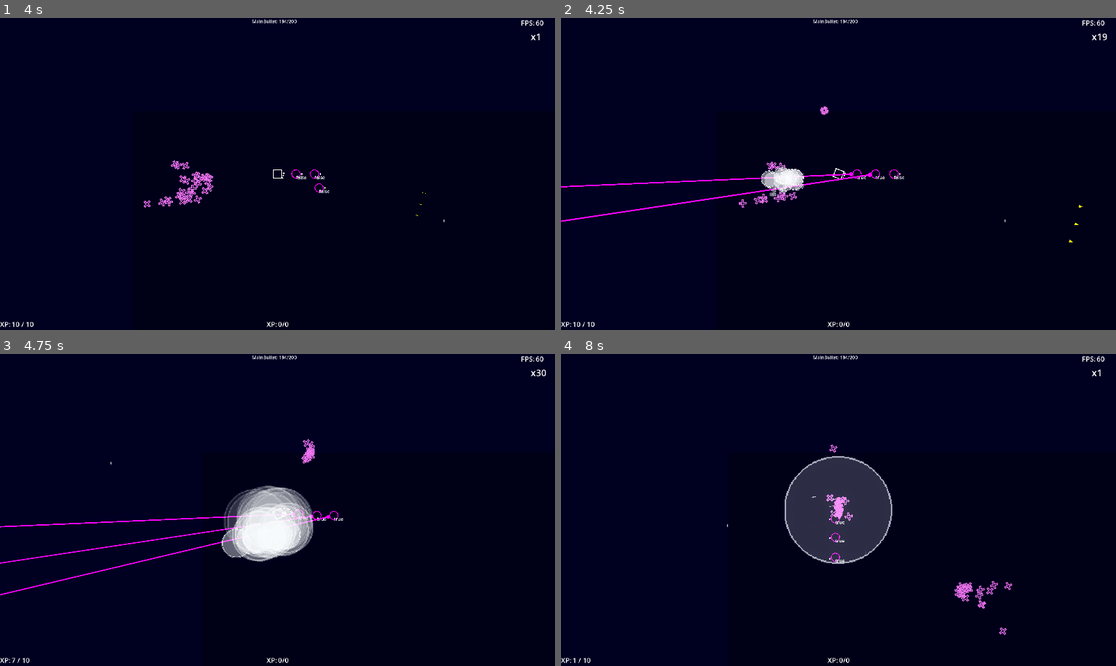
Above: before the commit, frames 1-4 (two rows, left to right).
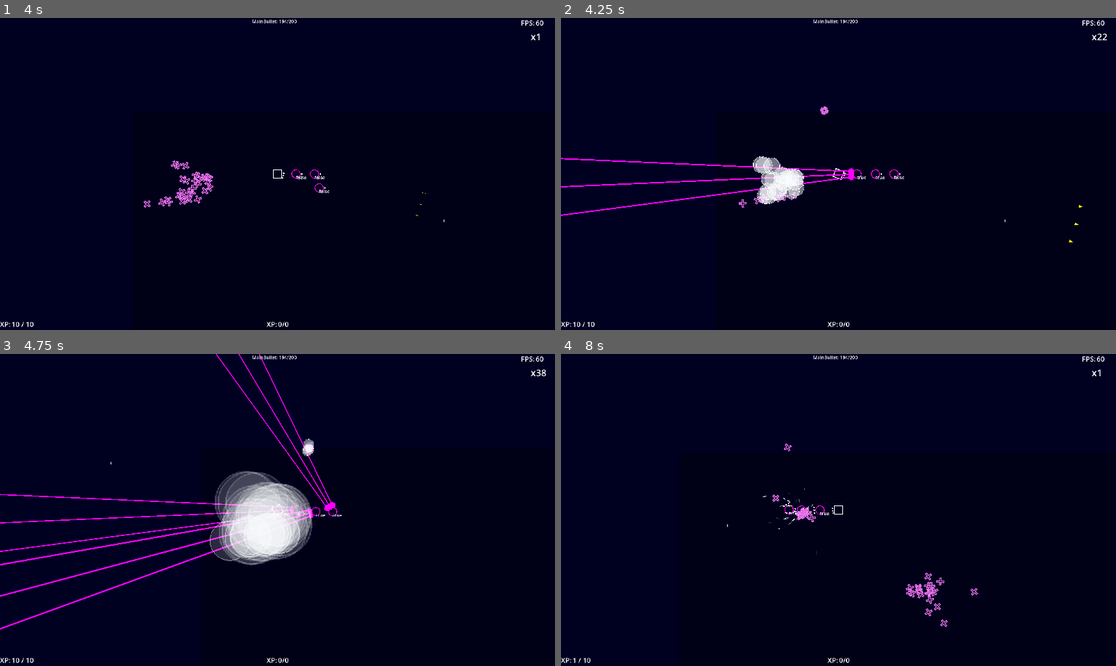
Above: after the commit, the same moments.

Repository: Toshiyuki-Murakami/sht
Game: Godot game, scene res://stage.tscn
Same seed, same stepped clock (60 frames per second), same inputs: the game is played once before the commit and once after it.
Inputs (mouse positions are in pixels of both pictures, inside the frame that each line leads up to):
- Up to frame 1 (4 s): move the mouse to (399, 158) at 0.52 s; hold D (game_right) 0.53-1.28 s; click (399, 158) at 0.6 s; move the mouse to (166, 189) at 1.27 s; hold S (game_down) 1.28-2.03 s; right-click (166, 189) at 1.35 s; move the mouse to (333, 105) at 2.02 s; hold D (game_right) 2.03-2.78 s; click (333, 105) at 2.1 s; move the mouse to (249, 236) at 2.77 s; hold W (game_up) 2.78-3.53 s; right-click (249, 236) at 2.85 s; move the mouse to (444, 220) at 3.52 s; hold A (game_left) from 3.53 s (still down); click (444, 220) at 3.6 s
- Up to frame 2 (4.25 s): keep holding A (game_left)
- Up to frame 3 (4.75 s): keep holding A (game_left); move the mouse to (111, 463) at 4.27 s; right-click (111, 463) at 4.35 s
- Up to frame 4 (8 s): move the mouse to (866, 510) at 5.02 s; release A (game_left) at 5.03 s; hold S (game_down) 5.03-5.78 s; click (866, 510) at 5.1 s; move the mouse to (755, 432) at 5.77 s; hold D (game_right) 5.78-6.53 s; right-click (755, 432) at 5.85 s; move the mouse to (960, 494) at 6.52 s; hold W (game_up) 6.53-7.28 s; click (960, 494) at 6.6 s; move the mouse to (727, 525) at 7.27 s; hold D (game_right) from 7.28 s (still down); right-click (727, 525) at 7.35 s

Frame 1 is identical in both runs. In frame 2, 1.3% of the frame differs, in the area x 0-99%, y 4-66%; in frame 3, 5.0%; in frame 4, 5.9%, in the area x 36-82%, y 28-91%.

Commit message:
laser anime

Diff:
--- a/Entity/Animetion/Bullet/Anime_Laser01.tscn
+++ b/Entity/Animetion/Bullet/Anime_Laser01.tscn
@@ -17,6 +17,18 @@
 "update": 0,
 "values": [Vector2(1, 1)]
 }
+tracks/1/type = "value"
+tracks/1/imported = false
+tracks/1/enabled = true
+tracks/1/path = NodePath("Line2D:width")
+tracks/1/interp = 1
+tracks/1/loop_wrap = true
+tracks/1/keys = {
+"times": PackedFloat32Array(0),
+"transitions": PackedFloat32Array(1),
+"update": 0,
+"values": [5.0]
+}
 
 [sub_resource type="Animation" id="Animation_fke88"]
 resource_name = "action"
@@ -27,10 +39,22 @@
 tracks/0/interp = 1
 tracks/0/loop_wrap = true
 tracks/0/keys = {
-"times": PackedFloat32Array(0, 0.5, 0.966667),
-"transitions": PackedFloat32Array(1, 1, 1),
+"times": PackedFloat32Array(0, 0.0666667, 0.7, 0.966667),
+"transitions": PackedFloat32Array(1, 1, 1, 1),
 "update": 0,
-"values": [Vector2(1, 1), Vector2(0.75, 0.75), Vector2(1, 1)]
+"values": [Vector2(0, 0), Vector2(1.5, 1.5), Vector2(0.75, 0.75), Vector2(0, 0)]
+}
+tracks/1/type = "value"
+tracks/1/imported = false
+tracks/1/enabled = true
+tracks/1/path = NodePath("Line2D:width")
+tracks/1/interp = 1
+tracks/1/loop_wrap = true
+tracks/1/keys = {
+"times": PackedFloat32Array(0, 0.3, 0.7, 1),
+"transitions": PackedFloat32Array(1, 1, 1, 1),
+"update": 0,
+"values": [0.0, 5.0, 5.0, 0.0]
 }
 
 [sub_resource type="AnimationLibrary" id="AnimationLibrary_ddvdw"]
@@ -49,7 +73,7 @@
 
 [node name="Line2D" type="Line2D" parent="."]
 modulate = Color(1.2, 0, 1.2, 1)
-points = PackedVector2Array(0, 0, 2000, 0)
+points = PackedVector2Array(2000, 0, 0, 0)
 width = 5.0
 
 [node name="AnimationPlayer" type="AnimationPlayer" parent="."]
--- a/Entity/PlayerOption.tscn
+++ b/Entity/PlayerOption.tscn
@@ -37,6 +37,8 @@
 shotpoints = NodePath("../../ShotPoints")
 bullet_name = "laser01"
 cooltime = 4.0
+multi = 3
+multi_span = 10.0
 shot_after_hold = true
 
 [node name="TraceController" parent="." instance=ExtResource("8_wtqve")]
